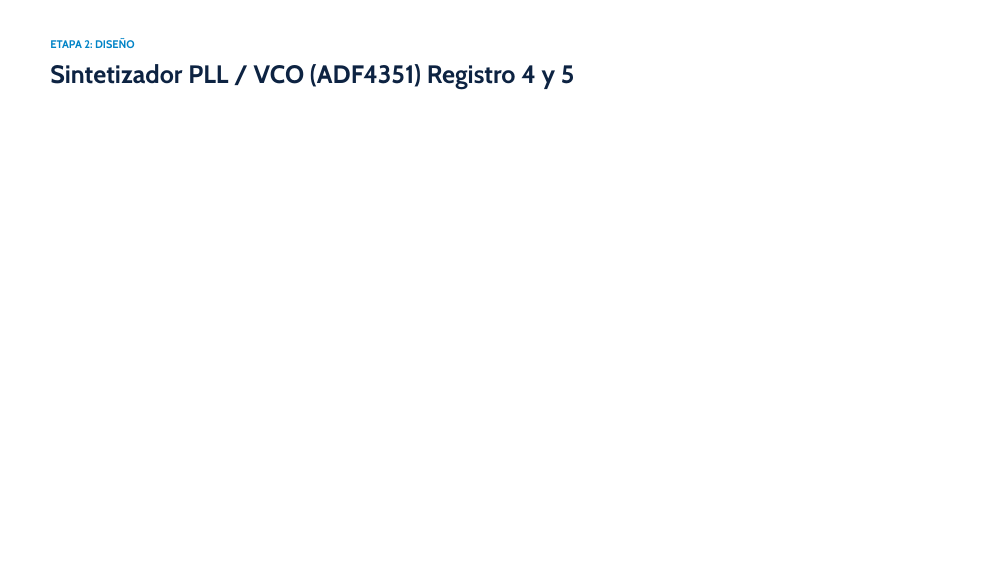
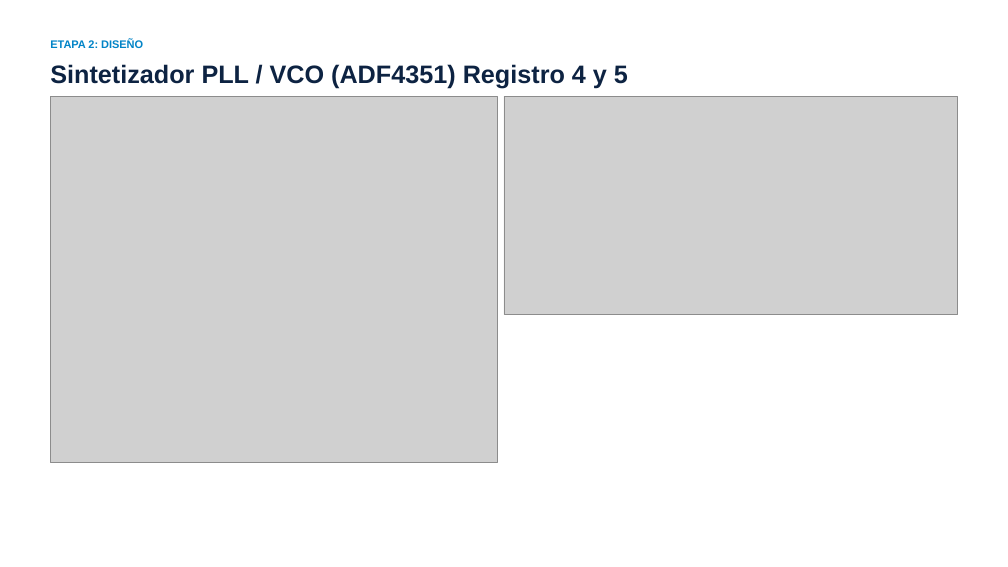
Before and after one commit to marian1911/CUBESAT_Transponder, a slide deck: slide 30 of PI/Presentacion/Presentación de Tesis - Transponder CubeSat.pptx. Drawn at 1008x567 pixels with LibreOffice and Linux fonts; fonts in the diff are those of the drawing; grey boxes stand for pictures. Boxes give left, top, right and bottom in pixels: in the first picture for what was removed or moved away, otherwise in the second. Text is boxed around its words. In the diff, an @@ line names an element or a change of style, - is before the commit and + after.

```diff
--- a/PI/Presentacion/Presentación de Tesis - Transponder CubeSat.pptx
+++ b/PI/Presentacion/Presentación de Tesis - Transponder CubeSat.pptx
@@ text "ETAPA 2: DISEÑO" at (50, 40, 143, 51): font Cabin to Arial @@
@@ text "Sintetizador PLL / VCO (ADF4351) ..." at (50, 64, 628, 89): font Cabin to Arial @@
@@ picture added at (51, 96, 498, 462) @@
@@ picture added at (504, 96, 958, 315) @@
```
Also in this commit, not shown: 31 other slides changed, 14 slides added, 4 slides removed, 16 other files.
